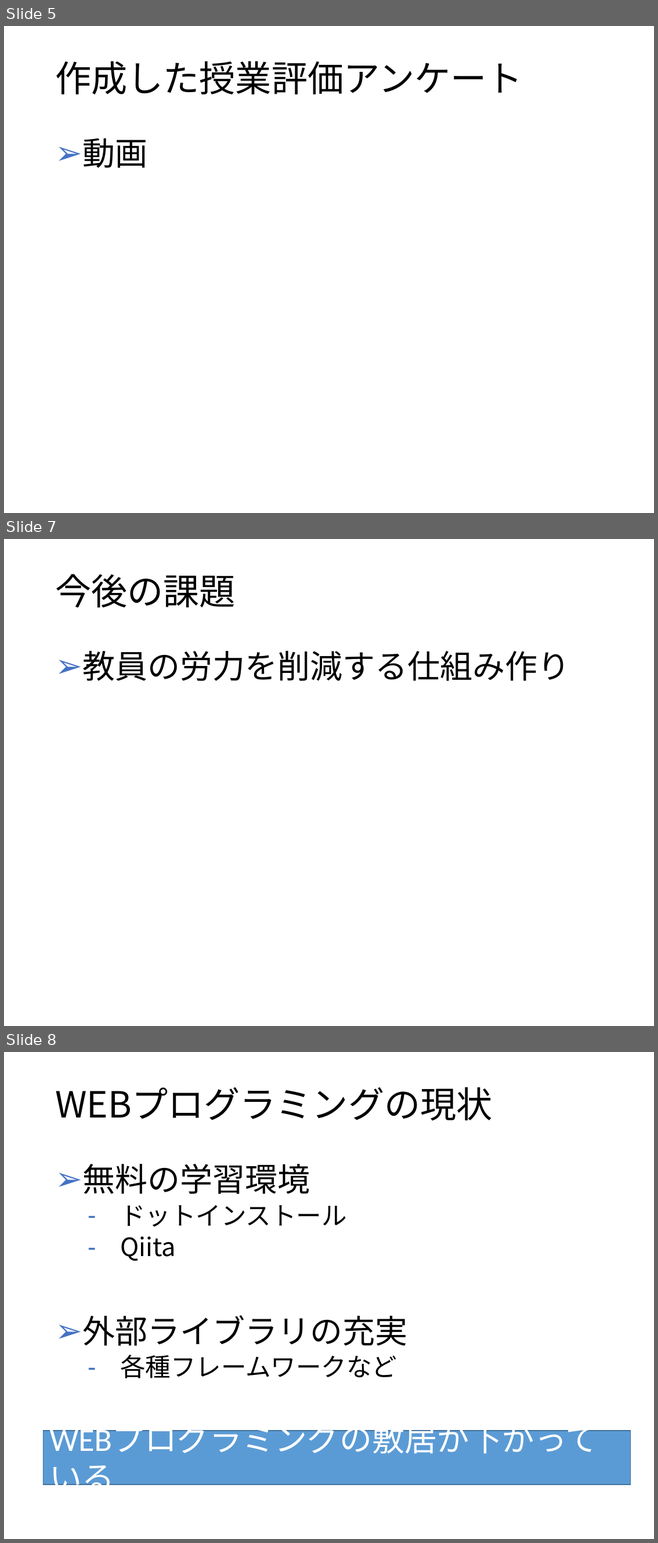
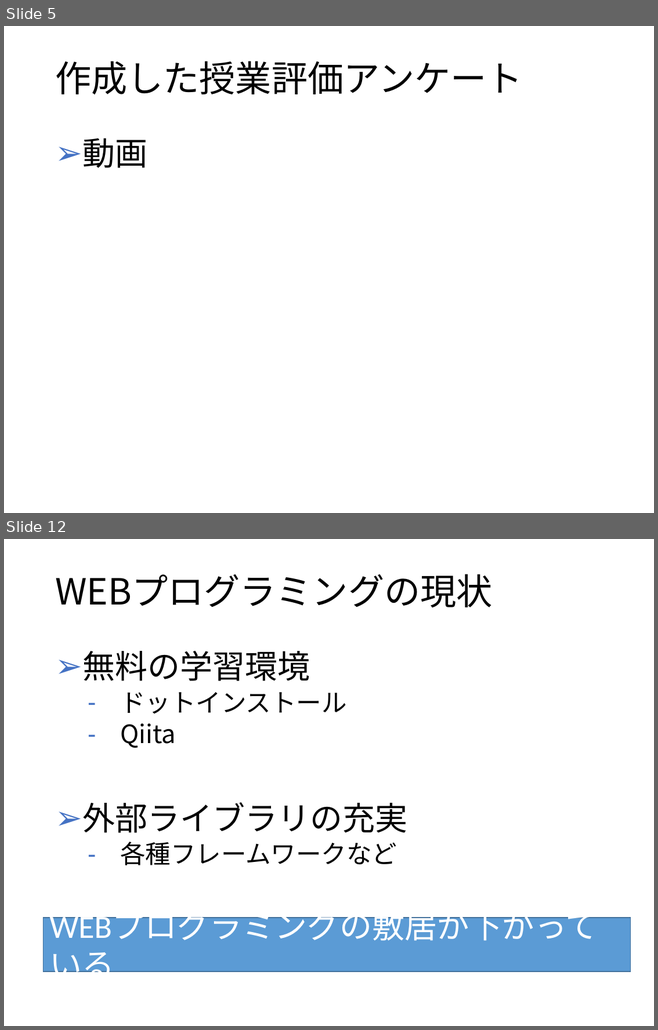
Before and after one commit to kazuwo/kosen-graduation-thesis, a slide deck: 卒業研究発表スライド.pptx. Shown one above the other, each under a label of ours: slides 5, 7 and 8 before the commit, slides 5 and 12 after it; the slides between them are not shown. The pictures are 658x1543 and 658x1030 pixels, drawn with LibreOffice and Linux fonts; fonts in the diff are those of the drawing. Boxes give left, top, right and bottom in pixels: in the first picture for what was removed or moved away, otherwise in the second. Text is boxed around its words. In the diff, an @@ line names an element or a change of style, - is before the commit and + after.

```diff
--- a/卒業研究発表スライド.pptx
+++ b/卒業研究発表スライド.pptx
@@ slide 7 removed at [4, 539, 654, 1026], background #FFFFFF @@
@@ title removed at [55, 574, 235, 607] @@
-今後の課題
@@ text removed at [82, 651, 570, 681] @@
-➢ 教員の労力を削減する仕組み作り
@@ what was slide 8 is now slide 12 @@
```
Also in this commit, not shown: 1 slide changed, 5 slides added, 1 other file.
